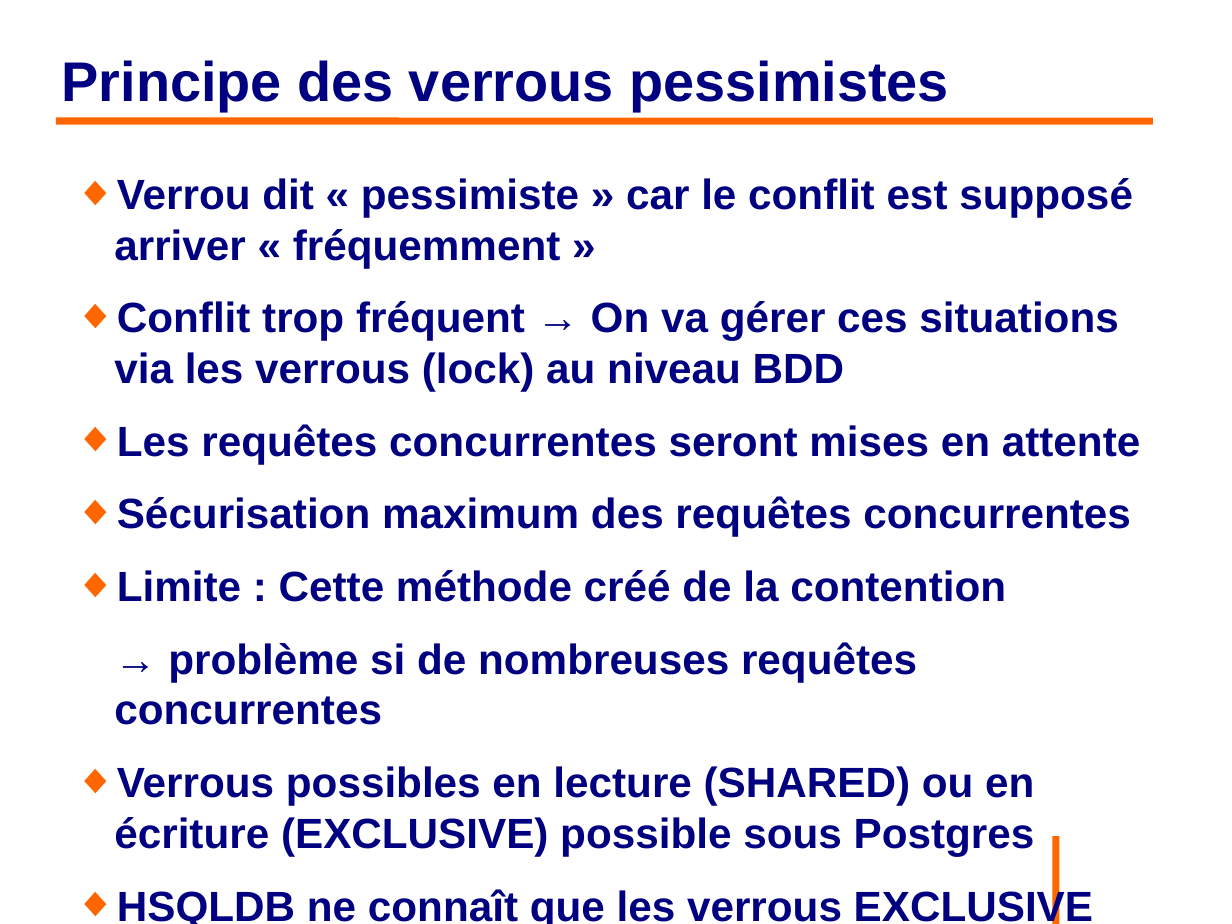
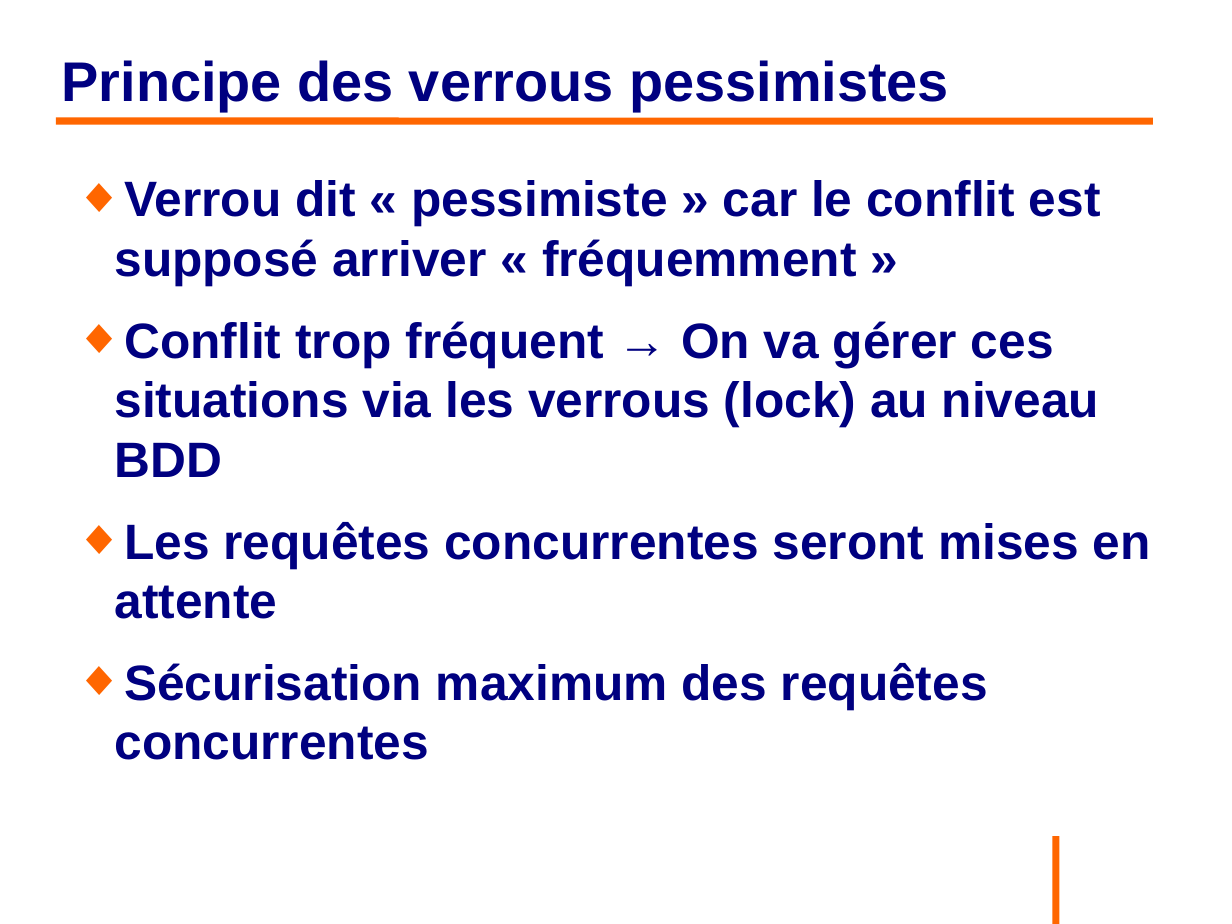
Before and after one commit to philphils/formation-hibernate-avancee, a slide deck: slide 107 of Documentation/diapo_formation_hibernate_avancee.odp (slide 105 before the commit). Drawn at 1232x924 pixels with LibreOffice and Linux fonts; fonts in the diff are those of the drawing; background and template pictures are left out. Boxes give left, top, right and bottom in pixels: in the first picture for what was removed or moved away, otherwise in the second. Text is boxed around its words. In the diff, an @@ line names an element or a change of style, - is before the commit and + after.

```diff
--- a/Documentation/diapo_formation_hibernate_avancee.odp
+++ b/Documentation/diapo_formation_hibernate_avancee.odp
@@ text "Verrou dit « pessimiste » ..." at (114, 180, 1151, 760): size 27.2 to 32 pt @@
@@ text at (114, 570, 1093, 924): paragraphs removed @@
-◆ Limite : Cette méthode créé de la contention
-→ problème si de nombreuses requêtes concurrentes
-◆ Verrous possibles en lecture (SHARED) ou en écriture (EXCLUSIVE) possible sous Postgres
-◆ HSQLDB ne connaît que les verrous EXCLUSIVE
```
Also in this commit, not shown: 23 other slides changed, 6 slides added, 2 slides removed.
